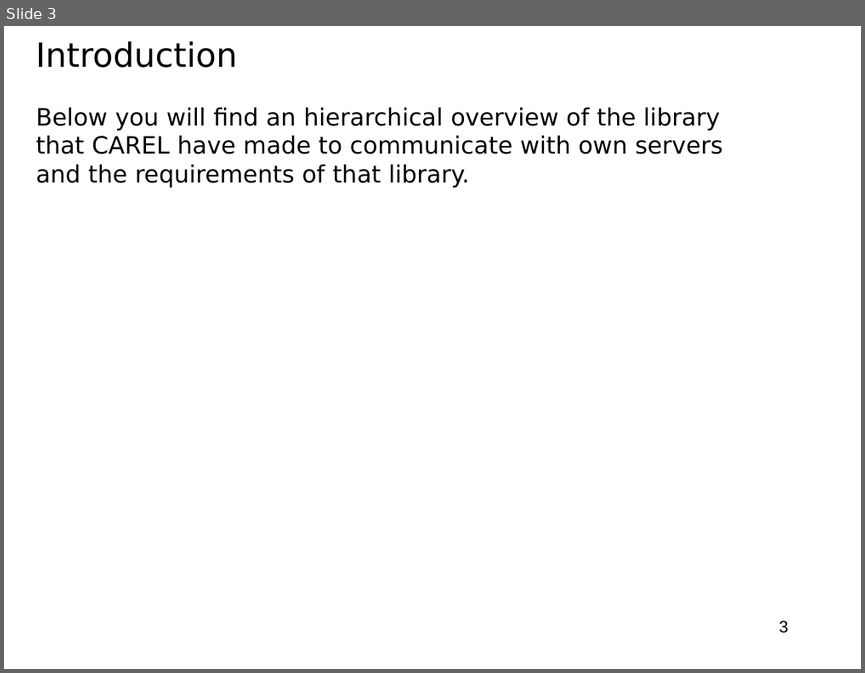
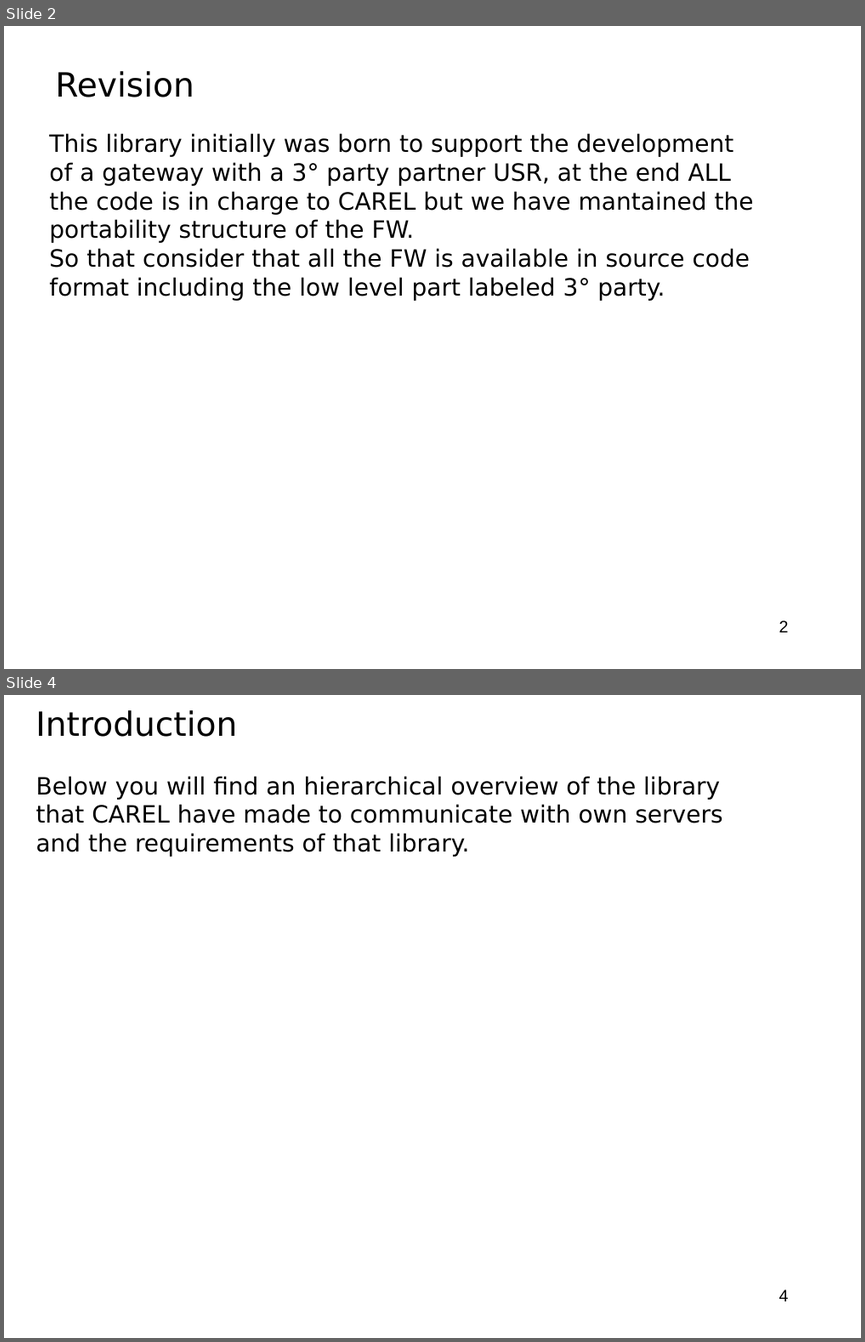
Before and after one commit to accarel/c780_carel_cloud_engine_binary, a slide deck: Documents/specs/GME_CAREL_Library_OverView.ppt. Shown one above the other, each under a label of ours: slide 3 before the commit, slides 2 and 4 after it; the slides between them are not shown. The pictures are 865x673 and 865x1342 pixels, drawn with LibreOffice and Linux fonts; fonts in the diff are those of the drawing; background and template pictures are left out. Boxes give left, top, right and bottom in pixels: in the first picture for what was removed or moved away, otherwise in the second. Text is boxed around its words. In the diff, an @@ line names an element or a change of style, - is before the commit and + after.

```diff
--- a/Documents/specs/GME_CAREL_Library_OverView.ppt
+++ b/Documents/specs/GME_CAREL_Library_OverView.ppt
@@ slide 2 added at (4, 26, 861, 669), background #FFFFFF @@
@@ title added at (55, 71, 194, 97), 28 pt, text #000000 @@
+Revision
@@ text added at (49, 133, 754, 301), 20 pt, text #000000 @@
+This library initially was born to support the development of a gateway with a 3° party partner USR, at the end ALL the code is in charge to CAREL but we have mantained the portability structure of the FW.
+So that consider that all the FW is available in source code format including the low level part labeled 3° party.
@@ page number added at (779, 620, 789, 632), 14 pt, text #000000 @@
+2
@@ what was slide 3 is now slide 4 @@
@@ page number at (779, 1289, 789, 1301): text changed @@
-3
+4
```
Also in this commit, not shown: 3 slides changed.
